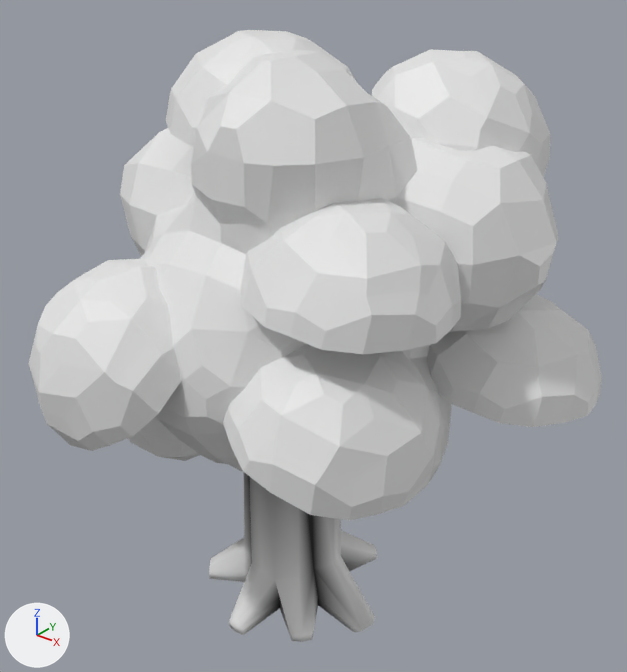
Before and after pictures for a commit that changed the glTF model Assets/Meshes/tree3.glb.
One viewpoint serves both versions: a camera (50 mm lens) standing at (7.44, -8.79, 10.09) and looking at (0.26, 0.19, 4.52). The lights are fixed; the arrows at lower left show +X, +Y and +Z. Where no turn or scale is listed for an object, it has been applied to the vertices. Vertices at the same position are counted once.

Before the edit, the objects in view are built like this:
```python
mat_defaultmaterial = bpy.data.materials.new('DefaultMaterial')
mat_defaultmaterial.use_nodes = True; mat_defaultmaterial.node_tree.nodes.clear()
_N = mat_defaultmaterial.node_tree.nodes; _L = mat_defaultmaterial.node_tree.links
n0 = _N.new('ShaderNodeOutputMaterial'); n0.name = 'Material Output'
n1 = _N.new('ShaderNodeBsdfPrincipled'); n1.name = 'Principled BSDF'
n2 = _N.new('ShaderNodeVertexColor'); n2.name = 'Color Attribute'
_L.new(n1.outputs[0], n0.inputs[0])  # 'BSDF' to 'Surface'
_L.new(n2.outputs[0], n1.inputs[0])  # 'Color' to 'Base Color'
me_cylinder = bpy.data.meshes.new('Cylinder')
me_cylinder.from_pydata(...)  # 120 vertices, 236 faces; spans x -1.45..1.65, y -1.46..1.5, z -1.32..2.83
me_cylinder.materials.append(mat_defaultmaterial)
me_sphere_015 = bpy.data.meshes.new('Sphere.015')
me_sphere_015.from_pydata(...)  # 1193 vertices, 2186 faces; spans x -3.92..3.9, y -4.84..2.72, z -3.88..2.54
ob_leaves_001 = bpy.data.objects.new('leaves.001', me_sphere_015)
ob_leaves_001.location = (0.17, 0.99, 6.25)
ob_trunk = bpy.data.objects.new('trunk', me_cylinder)
ob_trunk.location = (0.0, 0.0, 1.01)
```
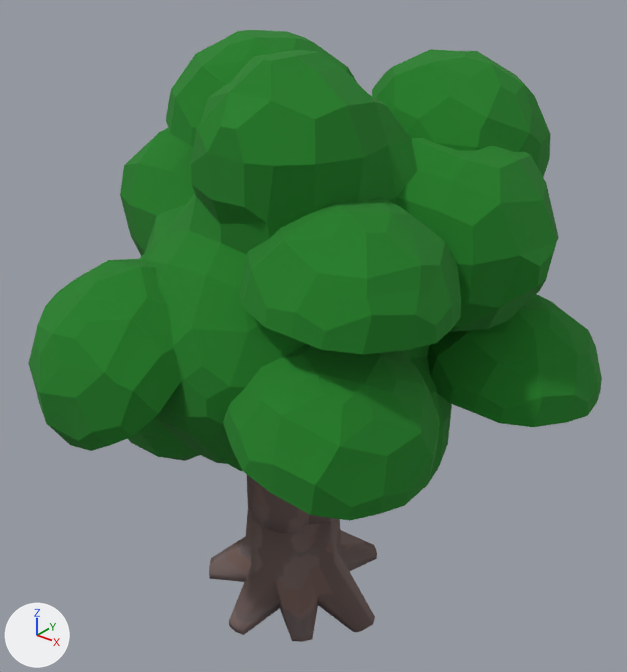
Changed parts and their boxes (x1, y1, x2, y2) in the pictures (627 x 672 px; the box of a moved part takes in the faces that stretch with it):
'leaves.001', recoloured (white to green)
    both: (28, 30, 602, 521)
'trunk', surface changed, reshaped, recoloured
    before: (209, 473, 377, 642)
    after: (209, 508, 377, 642)
'trunk.001', now drawn
    after: (247, 475, 333, 534)
part 1 of me_cylinder, moved or reshaped
    before: (244, 473, 341, 580)
    after: (245, 508, 341, 580)
part 2 of me_cylinder, recoloured
    both: (209, 531, 377, 642)
part 3 of me_cylinder, recoloured
    both: (244, 550, 375, 640)
part 4 of me_cylinder, recoloured
    both: (209, 538, 377, 639)

The change, as a list of edits to the scene's bpy script:
```text
Add img_pine_tree_tree_bark:
    img_pine_tree_tree_bark = load_image('pine_tree_tree_bark', '_unpacked/pine_tree_tree_bark', 256, 256, 'sRGB')
Change mat_defaultmaterial:
    add n1 = _N.new('ShaderNodeBsdfPrincipled'); n1.name = 'Principled BSDF'
    add n1.inputs[2].default_value = 1.0  # 'Roughness'
    remove n1 = _N.new('ShaderNodeBsdfPrincipled'); n1.name = 'Principled BSDF'
    add n3 = _N.new('ShaderNodeMix'); n3.name = 'Mix'
    add n3.data_type = 'RGBA'
    add n3.blend_type = 'MULTIPLY'
    add n3.inputs[0].default_value = 1.0  # 'Factor'
    add n4 = _N.new('ShaderNodeTexImage'); n4.name = 'Image Texture'
    add n4.image = img_pine_tree_tree_bark
    where n2 = _N.new('ShaderNodeVertexColor'); n2.name = 'Color Attribute'
    remove _L.new(n2.outputs[0], n1.inputs[0])  # 'Color' to 'Base Color'
    add _L.new(n3.outputs[2], n1.inputs[0])  # 'Result' to 'Base Color'
    add _L.new(n2.outputs[0], n3.inputs[7])  # 'Color' to 'B'
    add _L.new(n4.outputs[0], n3.inputs[6])  # 'Color' to 'A'
Add mat_material_001:
    mat_material_001 = principled_material('Material.001')
    mat_material_001.base_color = (0.013, 0.214, 0.0179)  # green #1e7f24
    mat_material_001.roughness = 1.0
Change me_cylinder:
    used by ob_trunk; location = (0.0, 0.0, 1.01)
    remove me_cylinder.from_pydata(...)  # 120 vertices, 236 faces; spans x -1.45..1.65, y -1.46..1.5, z -1.32..2.83
    add me_cylinder.from_pydata(...)  # 120 vertices, 236 faces; spans x -1.45..1.65, y -1.46..1.5, z -1.32..0.46
    me_cylinder part 1: all 18 vertices in x -0.74..0.74, y -0.74..0.74, z 2.83 are moved by (0.0, 0.0, -2.37)
    me_cylinder part 2: 86 faces centred in x -1.43..1.58, y -1.45..1.49, z -1.25..-0.57 are repainted in the vertex colours; the middle colour goes from white #f8f8f8 to white #ffffff
    me_cylinder part 3: 86 faces centred in x -0.88..0.96, y -0.98..0.8, z -1.06..2.83 are repainted in the vertex colours; the middle colour goes from black #000000 to white #ffffff
    me_cylinder part 4: 61 faces centred in x -1.22..1.25, y -1.2..1.12, z -1.21..0.71 are repainted in the vertex colours; the middle colour goes from light grey #e2e2e2 to white #ffffff
Change me_sphere_015:
    where me_sphere_015.from_pydata(...)  # 1193 vertices, 2186 faces; spans x -3.92..3.9, y -4.84..2.72, z -3.88..2.54
    add me_sphere_015.materials.append(mat_material_001)  # green #1e7f24
```
